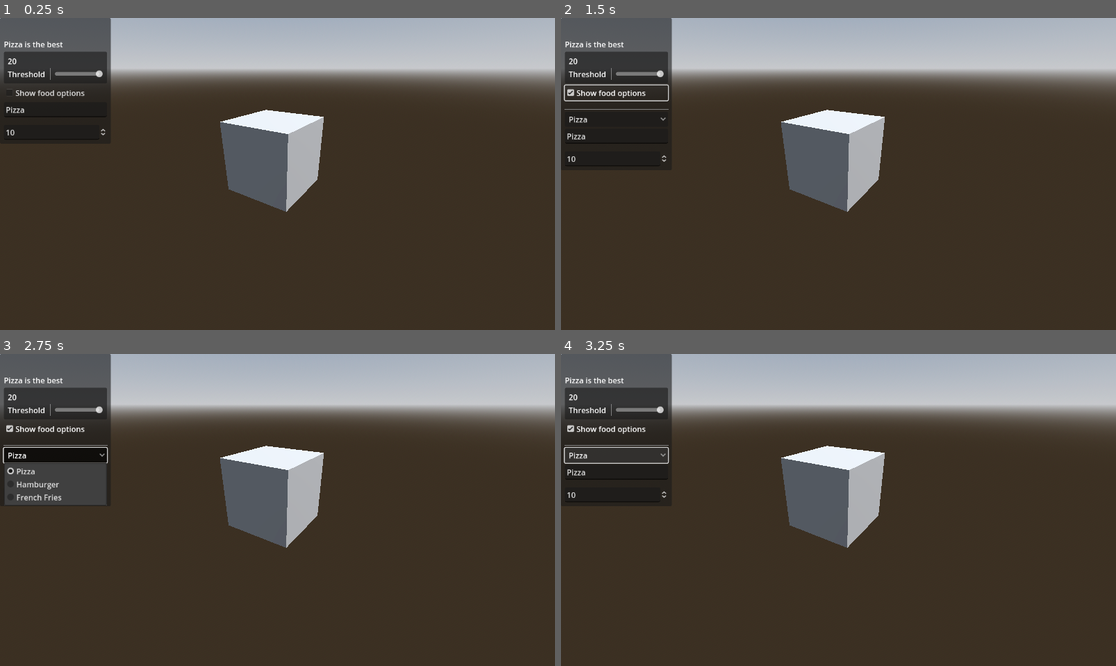
Above: before the commit, frames 1-4 (two rows, left to right).
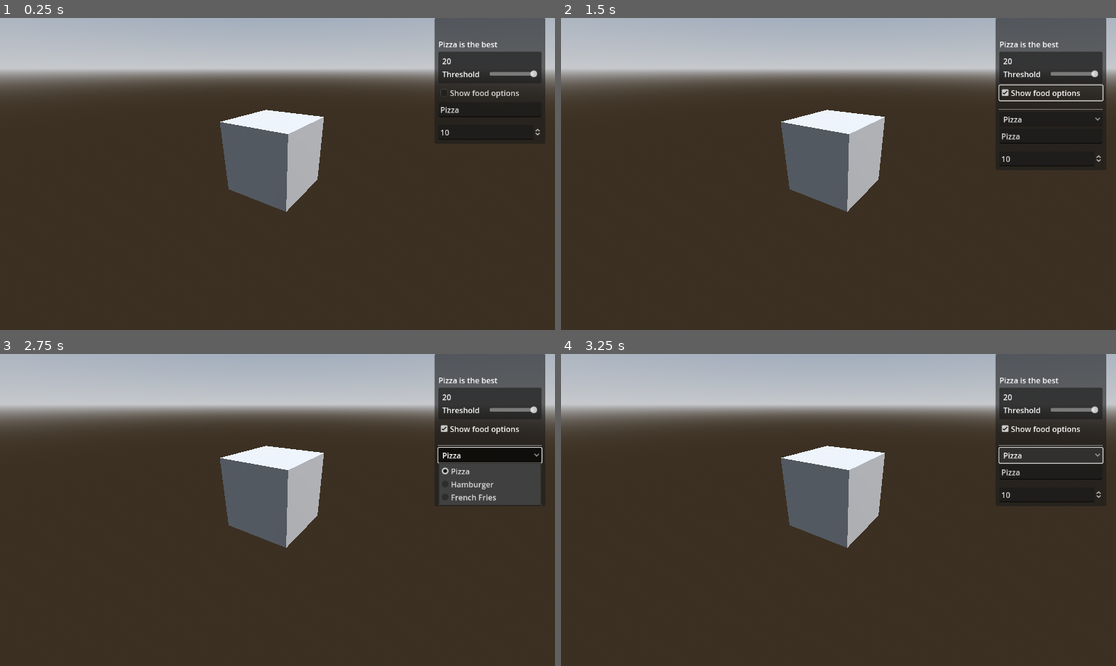
Above: after the commit, the same moments.

Repository: VojtaStruhar/godot-gdgui
Game: Godot game, scene res://test_world.tscn
Two runs of this game, one before a commit and one after it. Both use one fixed random seed, a clock stepped at 60 frames per second and the inputs below. The project has no main scene, so this scene is started directly.
Inputs:
- Up to frame 1 (0.25 s): no input
- Up to frame 2 (1.5 s): tap Enter at 0.5 s; click "Show food options" at 1.25 s
- Up to frame 3 (2.75 s): click "Pizza" at 2 s
- Up to frame 4 (3.25 s): click "Pizza" at 2.75 s

The runs differ from the first frame. In frame 1, 14% of the frame differs, in the area x 0-99%, y 0-40%; in frame 2, 16%; in frame 3, 17%, in the area x 0-99%, y 0-49%; in frame 4, 15%.

Commit message:
Numberfield: Removed step setting

Diff:
--- a/GDGui/gdgui.gd
+++ b/GDGui/gdgui.gd
@@ -207,11 +207,10 @@
 
 
 ## Creates a [SpinBox] for number input. The step param refers to
-## [member SpinBox.custom_arrow_step]. The number is rounded to 3 decimal places
-## ([member SpinBox.step] = 0.001).
+## [member SpinBox.custom_arrow_step].
 ## [br]
-## Also see [method slider].
-func numberfield(value: int, min_value: int = 0, max_value: int = 0, step: int = 0,
+## Also see [method slider] for a different style of number input!
+func numberfield(value: int, min_value: int = 0, max_value: int = 100, arrow_step: int = 1,
 				allow_bigger_smaller: bool = false) -> int:
 	var current = _get_current_element()
 	var id = str(_call_count_stack)
@@ -220,7 +219,7 @@
 		current.set_value_no_signal(value)
 		current.max_value = max_value
 		current.min_value = min_value
-		current.custom_arrow_step = step
+		current.custom_arrow_step = arrow_step
 		current.allow_greater = allow_bigger_smaller
 		current.allow_lesser = allow_bigger_smaller
 	else:
@@ -231,16 +230,13 @@
 		spinbox.set_value_no_signal(value)
 		spinbox.max_value = max_value
 		spinbox.min_value = min_value
-		spinbox.custom_arrow_step = step
+		spinbox.custom_arrow_step = arrow_step
 
 		spinbox.allow_greater = allow_bigger_smaller
 		spinbox.allow_lesser = allow_bigger_smaller
 		spinbox.update_on_text_changed = true
-		spinbox.step = 0.001
-
-		spinbox.value_changed.connect(func (new_val):
-			print("spinbox changed", new_val)
-			__spinbox_changes[id] = new_val)
+
+		spinbox.value_changed.connect(func (new_val): __spinbox_changes[id] = new_val)
 		_add_element(spinbox)
 
 	_increase_call_count()
--- a/test_world.tscn
+++ b/test_world.tscn
@@ -38,8 +38,12 @@
 [node name="CanvasLayer" type="CanvasLayer" parent="."]
 
 [node name="HBoxContainer" type="HBoxContainer" parent="CanvasLayer"]
-offset_right = 40.0
+anchors_preset = 1
+anchor_left = 1.0
+anchor_right = 1.0
+offset_left = -40.0
 offset_bottom = 40.0
+grow_horizontal = 0
 
 [node name="GDGui" type="Container" parent="CanvasLayer/HBoxContainer"]
 unique_name_in_owner = true
